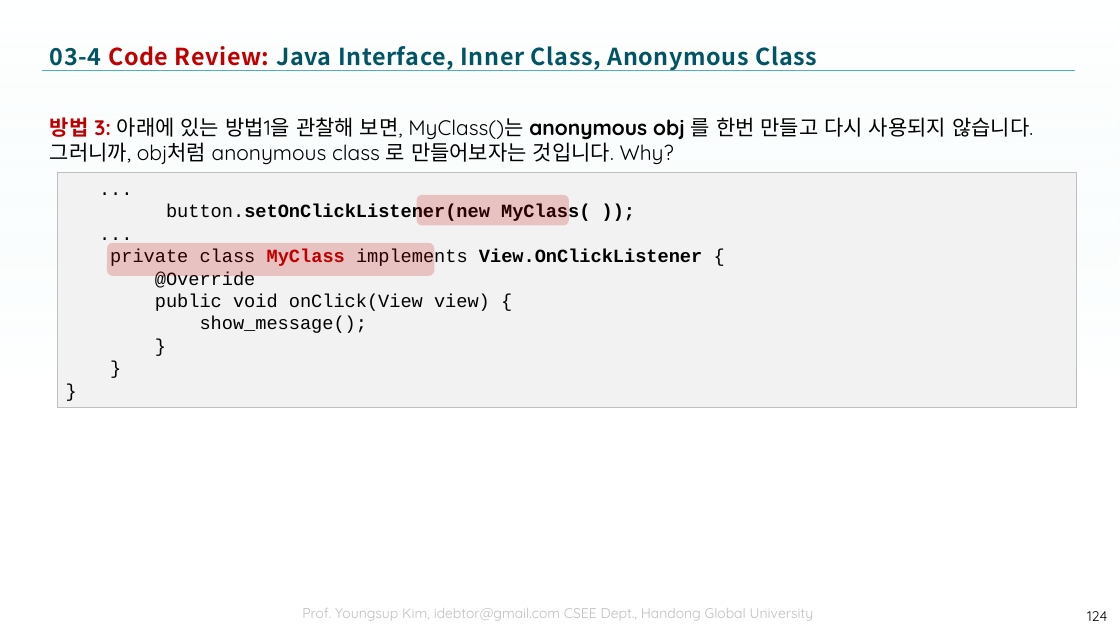
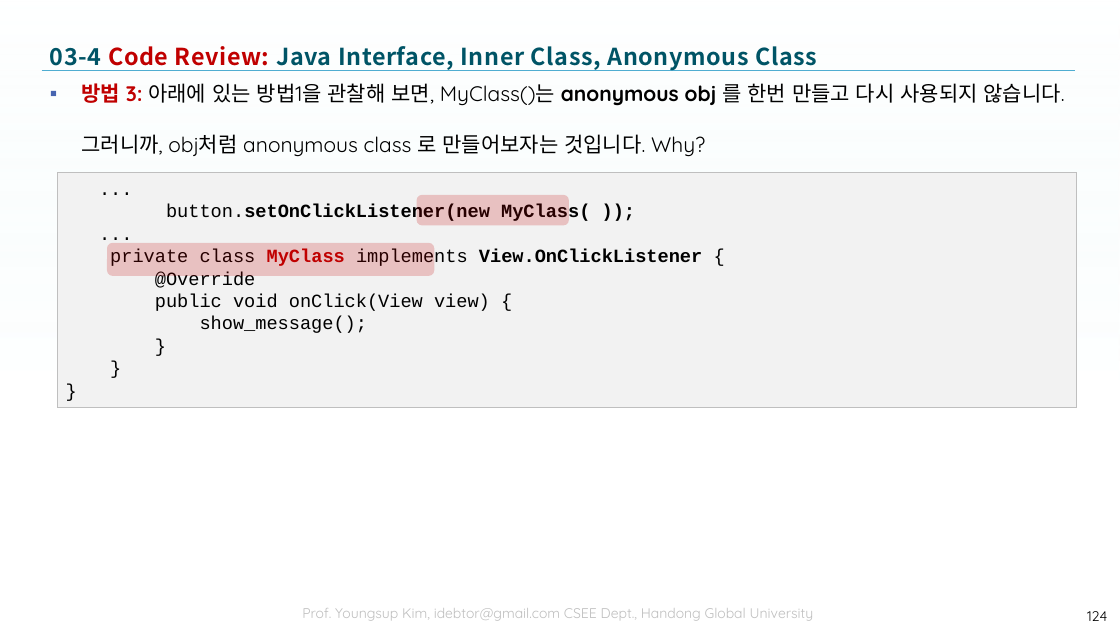
Before and after one commit to tae7841/HuStarAS, a slide deck: slide 124 of ppts/03Widget.pptx. Drawn at 1120x630 pixels with LibreOffice and Linux fonts; fonts in the diff are those of the drawing; background and template pictures are left out. Boxes give left, top, right and bottom in pixels: in the first picture for what was removed or moved away, otherwise in the second. Text is boxed around its words. In the diff, an @@ line names an element or a change of style, - is before the commit and + after.

```diff
--- a/ppts/03Widget.pptx
+++ b/ppts/03Widget.pptx
@@ text "방법 3: 아래에 있는 방법1을 ...": place and size @@
-text "방법 3: 아래에 있는 방법1을 ..." at <box>50,117,1033,165</box>
+text "방법 3: 아래에 있는 방법1을 ..." at <box>81,83,1065,157</box>
@@ text "방법 3: 아래에 있는 방법1을 ..." at <box>81,83,1065,157</box>: bullet none to ▪ @@
```
Also in this commit, not shown: 13 other slides changed, 1 slide added, 1 slide removed.
